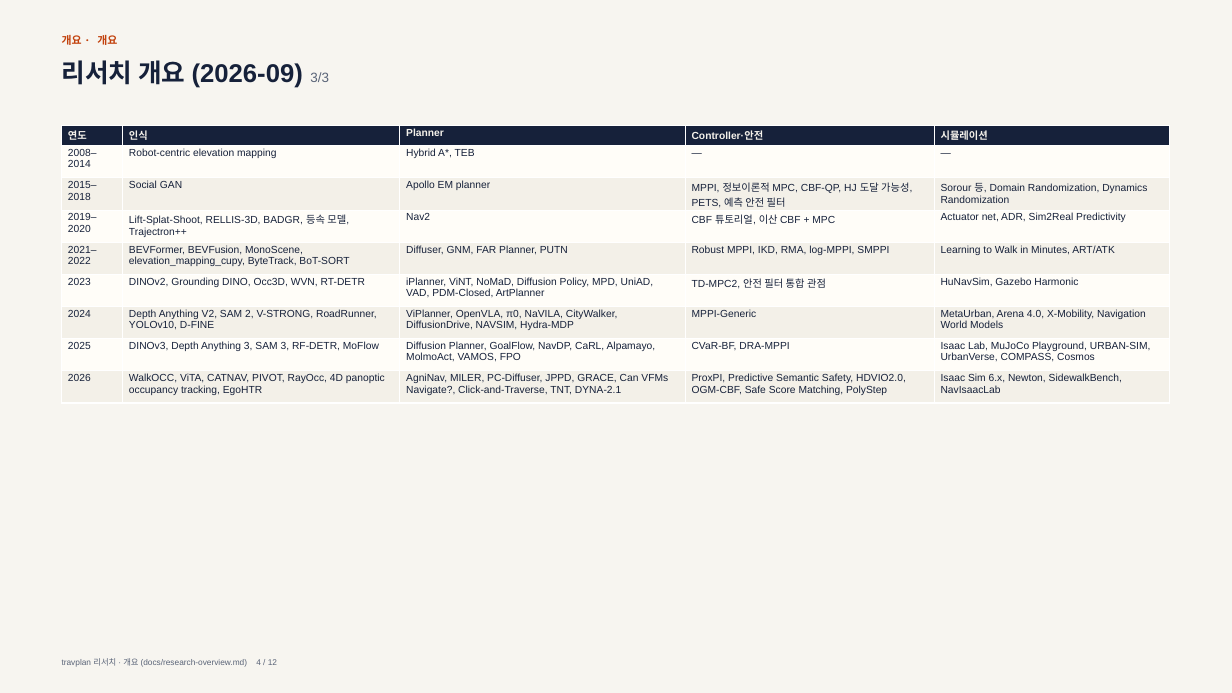
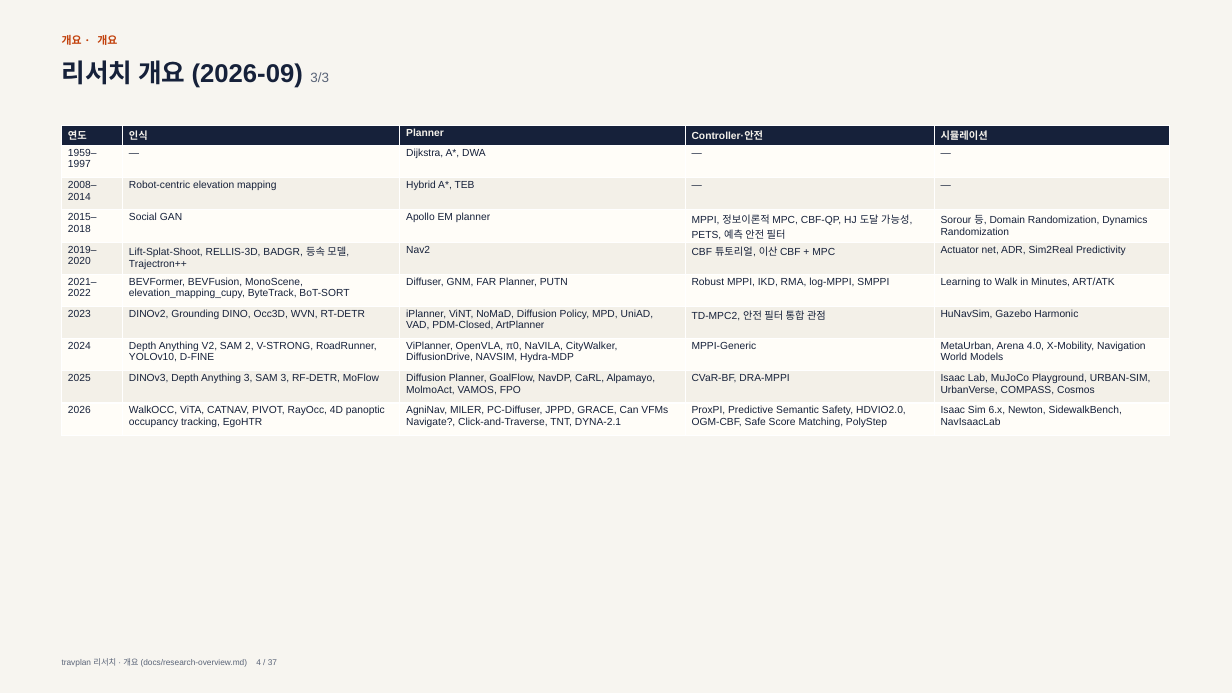
Before and after one commit to Geonhee-LEE/travplan-site, a slide deck: slide 4 of slides/research-overview/research-overview.pptx. Drawn at 1232x693 pixels with LibreOffice and Linux fonts; fonts in the diff are those of the drawing. Boxes give left, top, right and bottom in pixels: in the first picture for what was removed or moved away, otherwise in the second. Text is boxed around its words. In the diff, an @@ line names an element or a change of style, - is before the commit and + after.

```diff
--- a/slides/research-overview/research-overview.pptx
+++ b/slides/research-overview/research-overview.pptx
@@ table at bbox=[62, 126, 1171, 435] @@
+row 2: 1959–1997 | — | Dijkstra, A*, DWA | — | —
```
Also in this commit, not shown: 11 other slides changed, 25 slides added, 25 other files.
